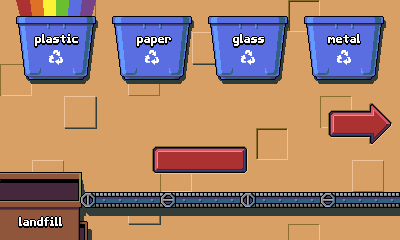
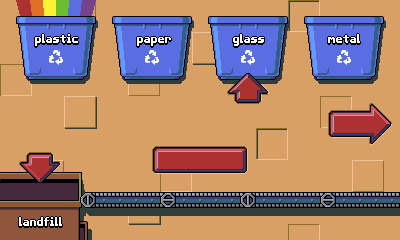
Revision of a layered 400×240 image; what changed, layer by layer:
painted on "Button" over bbox(19, 73, 269, 182)
